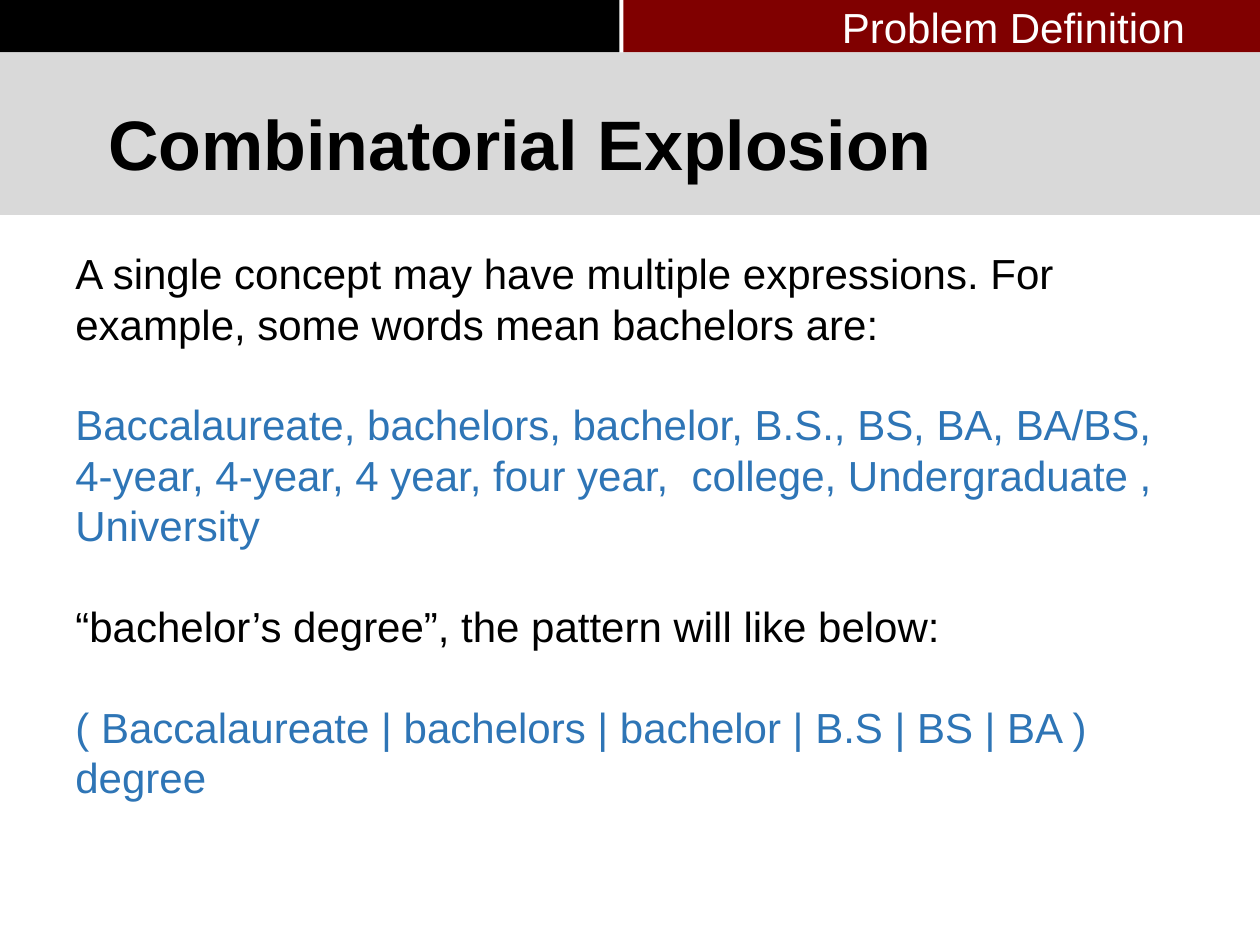
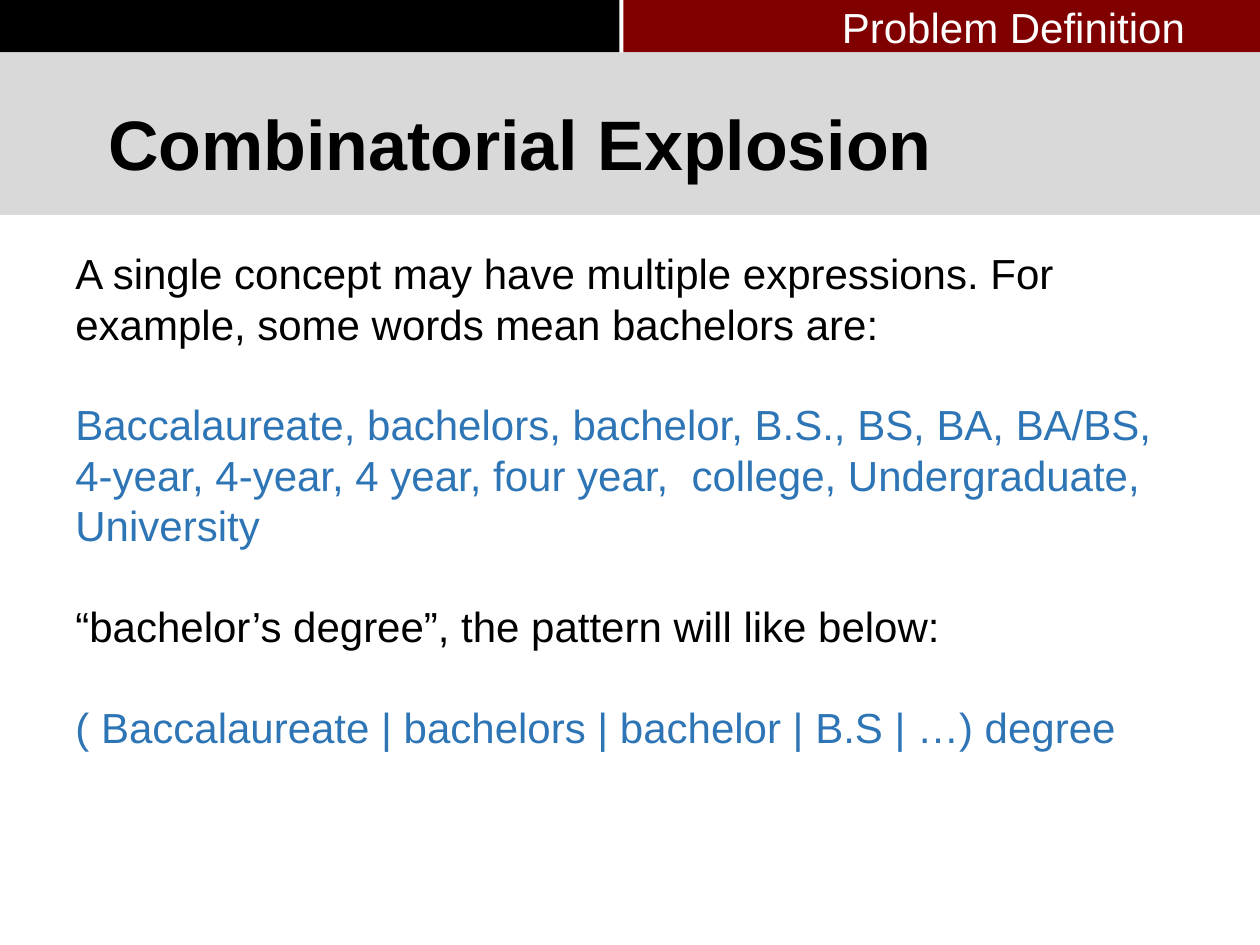
Before and after one commit to pkushiqiang/thesis, a slide deck: slide 23 of media/Master's thesis-3.pptx. Drawn at 1260x945 pixels with LibreOffice and Linux fonts; fonts in the diff are those of the drawing; background and template pictures are left out. Boxes give left, top, right and bottom in pixels: in the first picture for what was removed or moved away, otherwise in the second. Text is boxed around its words. In the diff, an @@ line names an element or a change of style, - is before the commit and + after.

Commit message:
update

```diff
--- a/media/Master's thesis-3.pptx
+++ b/media/Master's thesis-3.pptx
@@ text at (x1=75, y1=409, x2=1151, y2=550): spaces changed @@
-Baccalaureate, bachelors, bachelor, B.S., BS, BA, BA/BS, 4-year, 4-year, 4 year, four year, college, Undergraduate , University
+Baccalaureate, bachelors, bachelor, B.S., BS, BA, BA/BS, 4-year, 4-year, 4 year, four year, college, Undergraduate, University
@@ text at (x1=101, y1=712, x2=1116, y2=751): text changed @@
-( Baccalaureate | bachelors | bachelor | B.S | BS | BA ) degree
+( Baccalaureate | bachelors | bachelor | B.S | …) degree
```
Also in this commit, not shown: 9 other slides changed, 1 slide removed.
